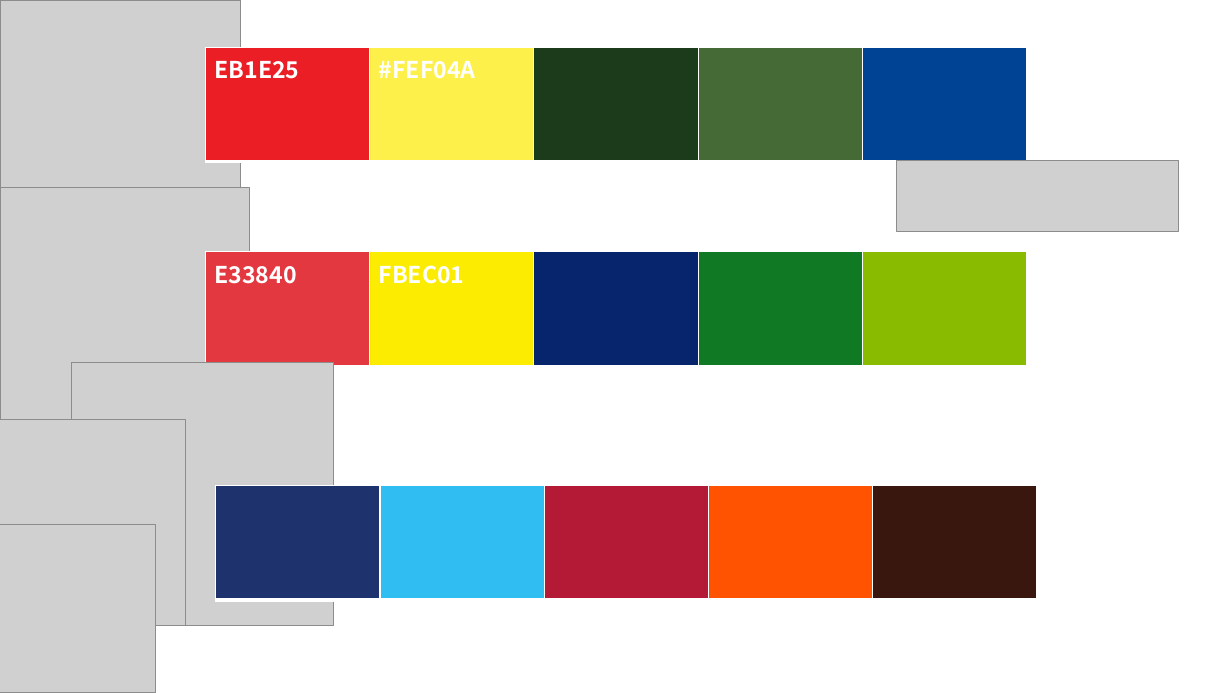
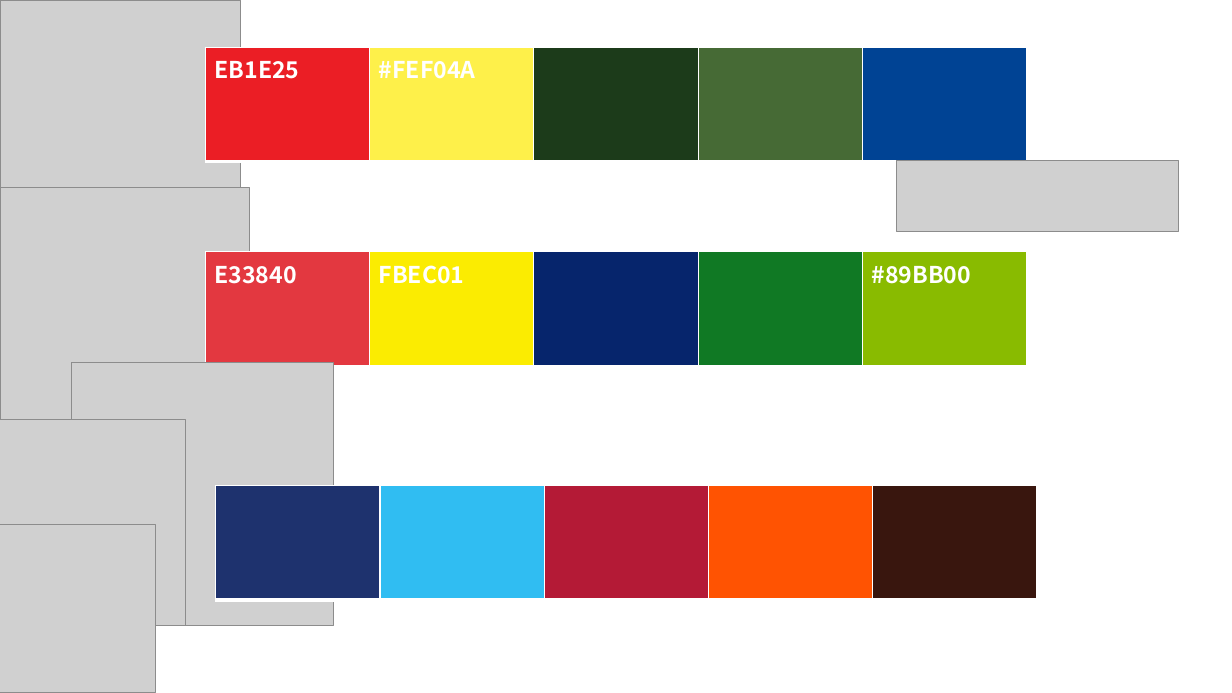
Before and after one commit to pino345/company, a slide deck: slide 1 of color.pptx. Drawn at 1232x693 pixels with LibreOffice and Linux fonts; fonts in the diff are those of the drawing; grey boxes stand for pictures. Boxes give left, top, right and bottom in pixels: in the first picture for what was removed or moved away, otherwise in the second. Text is boxed around its words. In the diff, an @@ line names an element or a change of style, - is before the commit and + after.

```diff
--- a/color.pptx
+++ b/color.pptx
@@ table at (x1=205, y1=252, x2=1028, y2=367) @@
-row 1, column 5: 
+row 1, column 5: #89BB00
```
Also in this commit, not shown: 35 other files.
